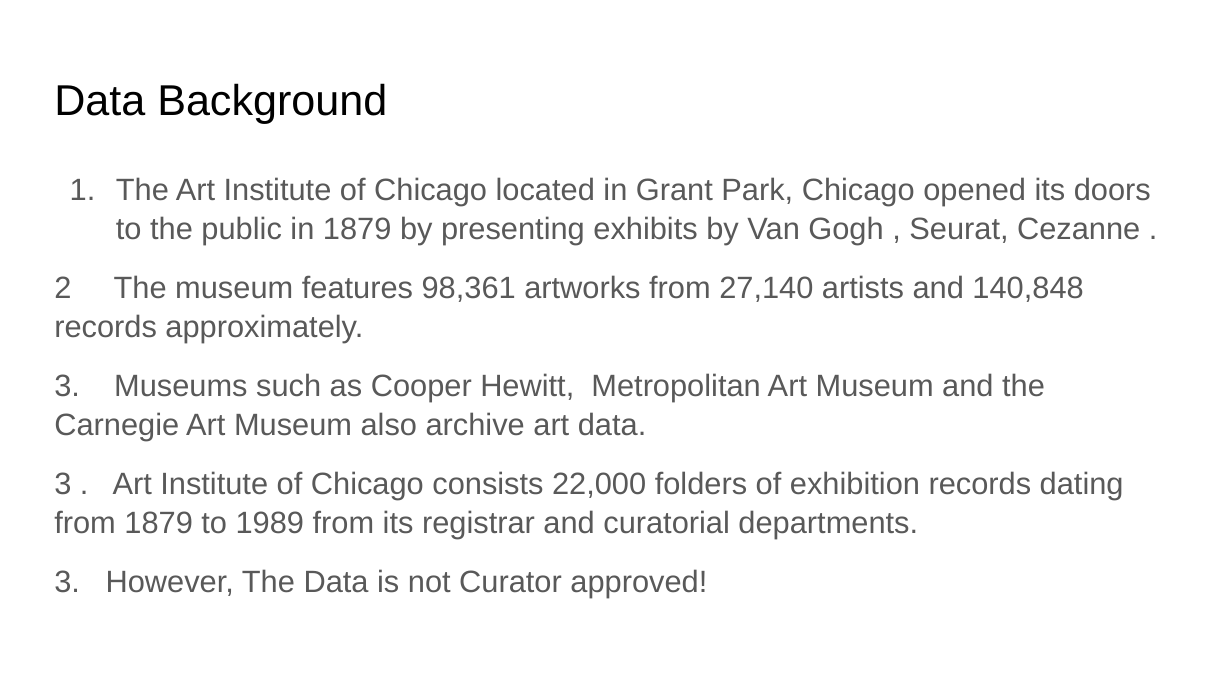
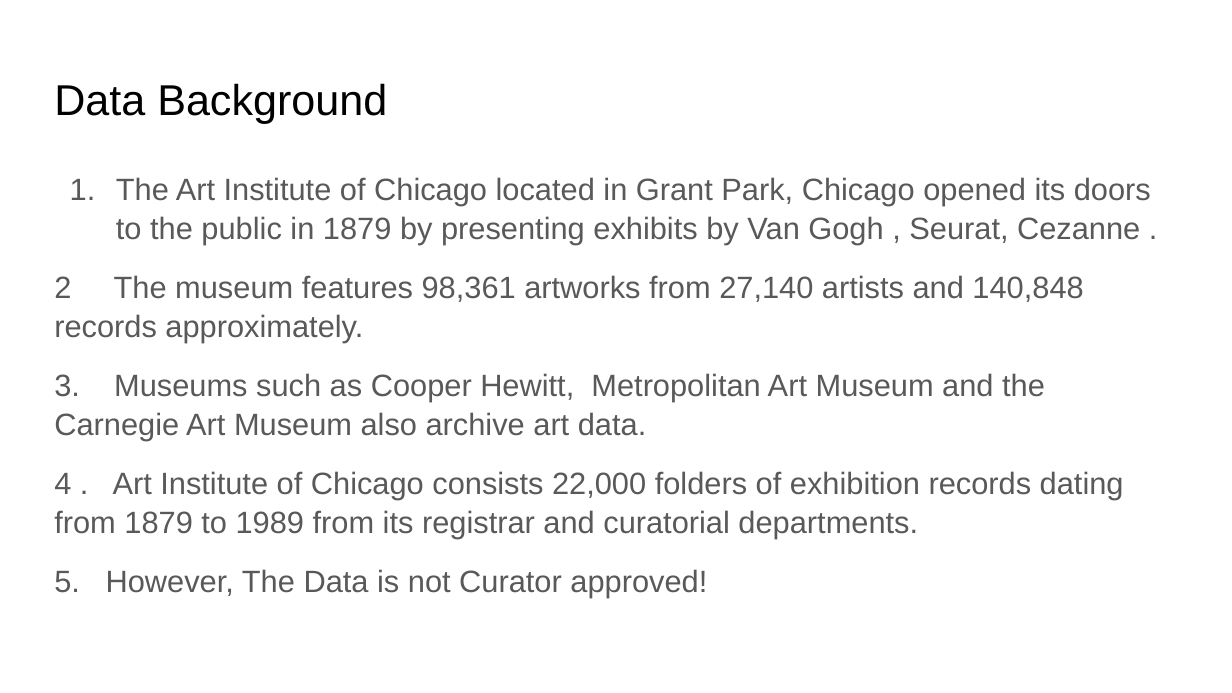
Before and after one commit to IITTeaching/cs520-f23-group-23, a slide deck: slide 2 of main-520-project/CS 520 Data Curation.pptx. Drawn at 1232x693 pixels with LibreOffice and Linux fonts; fonts in the diff are those of the drawing. Boxes give left, top, right and bottom in pixels: in the first picture for what was removed or moved away, otherwise in the second. Text is boxed around its words. In the diff, an @@ line names an element or a change of style, - is before the commit and + after.

```diff
--- a/main-520-project/CS 520 Data Curation.pptx
+++ b/main-520-project/CS 520 Data Curation.pptx
@@ text at bbox=[54, 471, 1124, 598]: text changed @@
-3 . Art Institute of Chicago consists 22,000 folders of exhibition records dating from 1879 to 1989 from its registrar and curatorial departments.
-3. However, The Data is not Curator approved!
+4 . Art Institute of Chicago consists 22,000 folders of exhibition records dating from 1879 to 1989 from its registrar and curatorial departments.
+5. However, The Data is not Curator approved!
```
Also in this commit, not shown: 6 other slides changed, 1 slide added.
